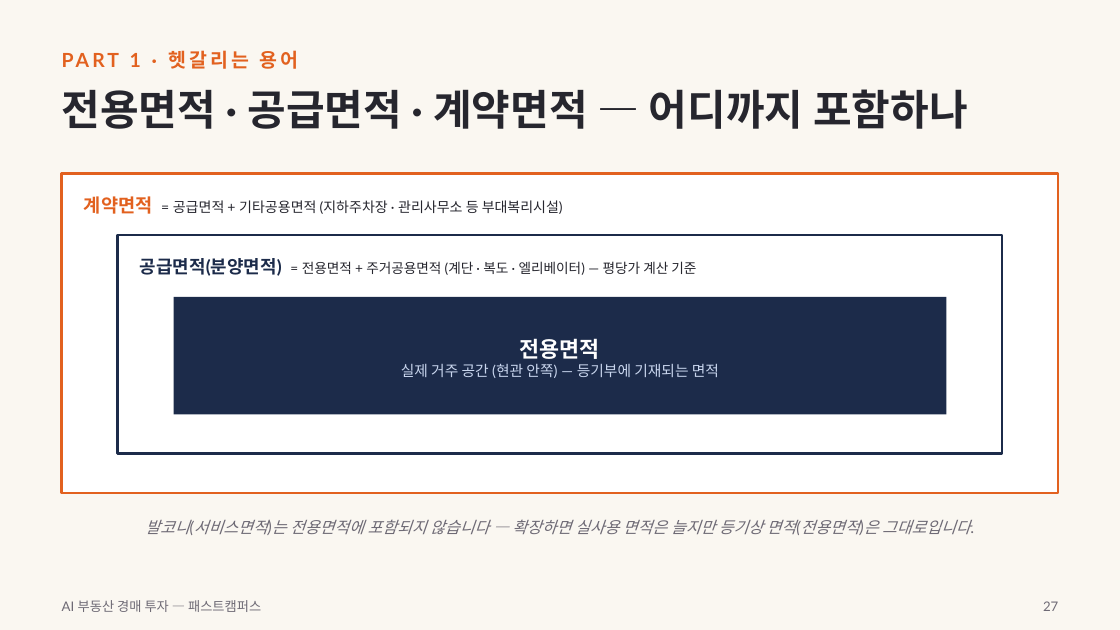
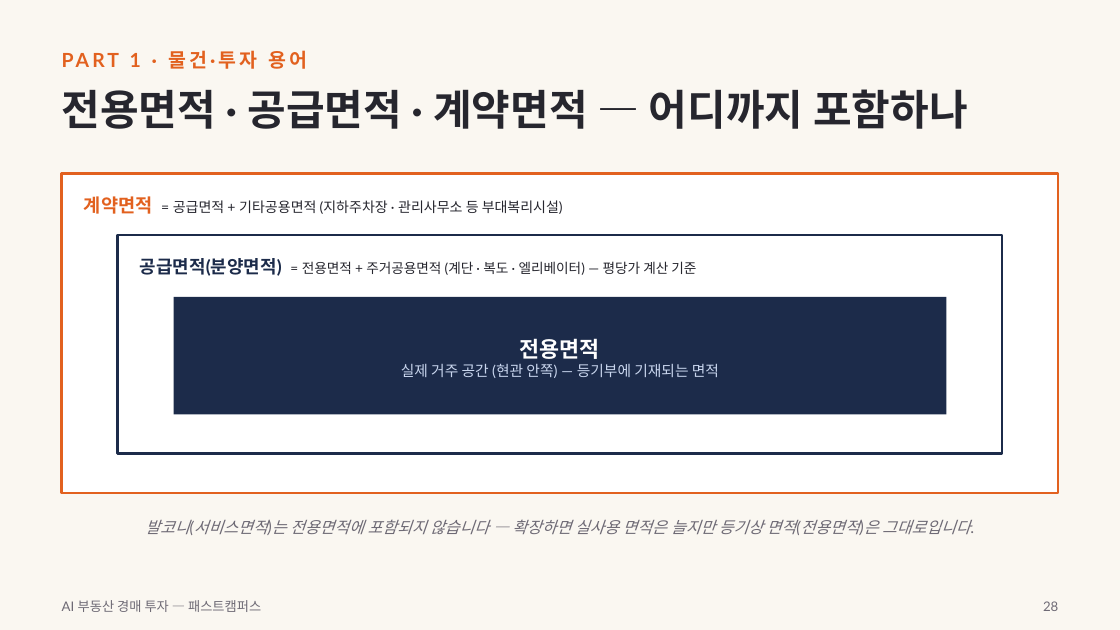
Before and after one commit to earthskyisbig/auction-crwal0629, a slide deck: slide 28 of docs/slides/AI부동산경매투자_강의슬라이드.pptx (slide 27 before the commit). Drawn at 1120x630 pixels with LibreOffice and Linux fonts; fonts in the diff are those of the drawing. Boxes give left, top, right and bottom in pixels: in the first picture for what was removed or moved away, otherwise in the second. Text is boxed around its words. In the diff, an @@ line names an element or a change of style, - is before the commit and + after.

```diff
--- a/docs/slides/AI부동산경매투자_강의슬라이드.pptx
+++ b/docs/slides/AI부동산경매투자_강의슬라이드.pptx
@@ text at (x1=130, y1=50, x2=307, y2=69): text changed @@
-PART 1 · 헷갈리는 용어
+PART 1 · 물건·투자 용어
@@ text at (x1=1043, y1=601, x2=1058, y2=611): text changed @@
-27
+28
```
Also in this commit, not shown: 30 other slides changed, 1 slide added, 1 other file.
